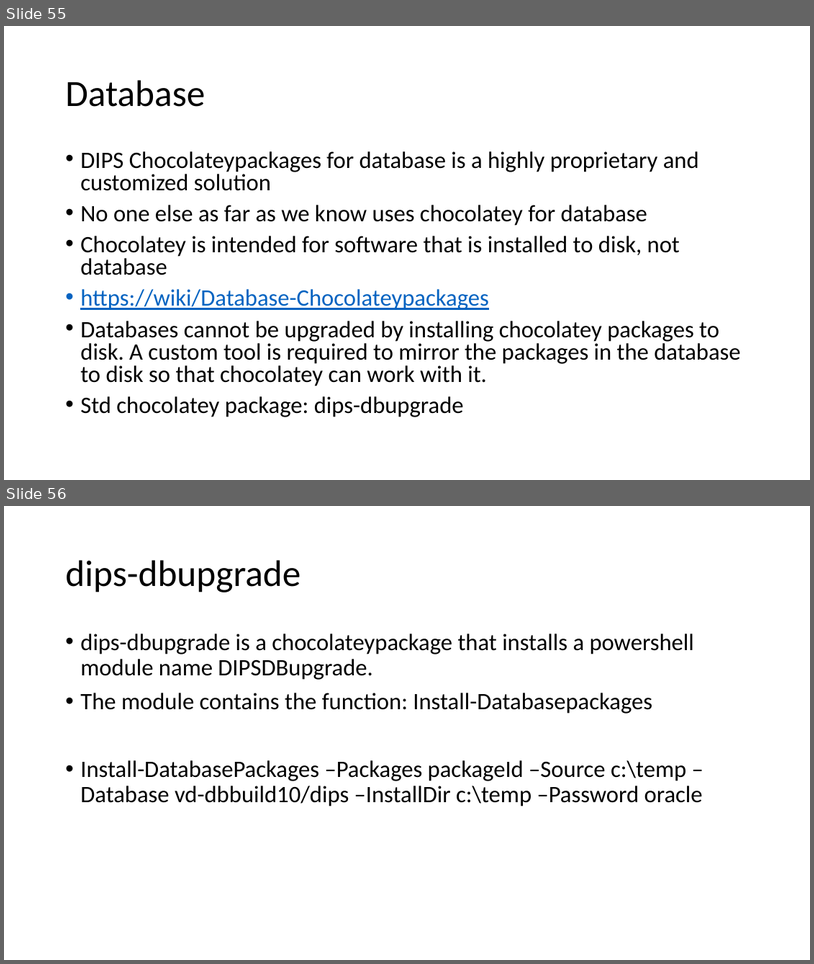
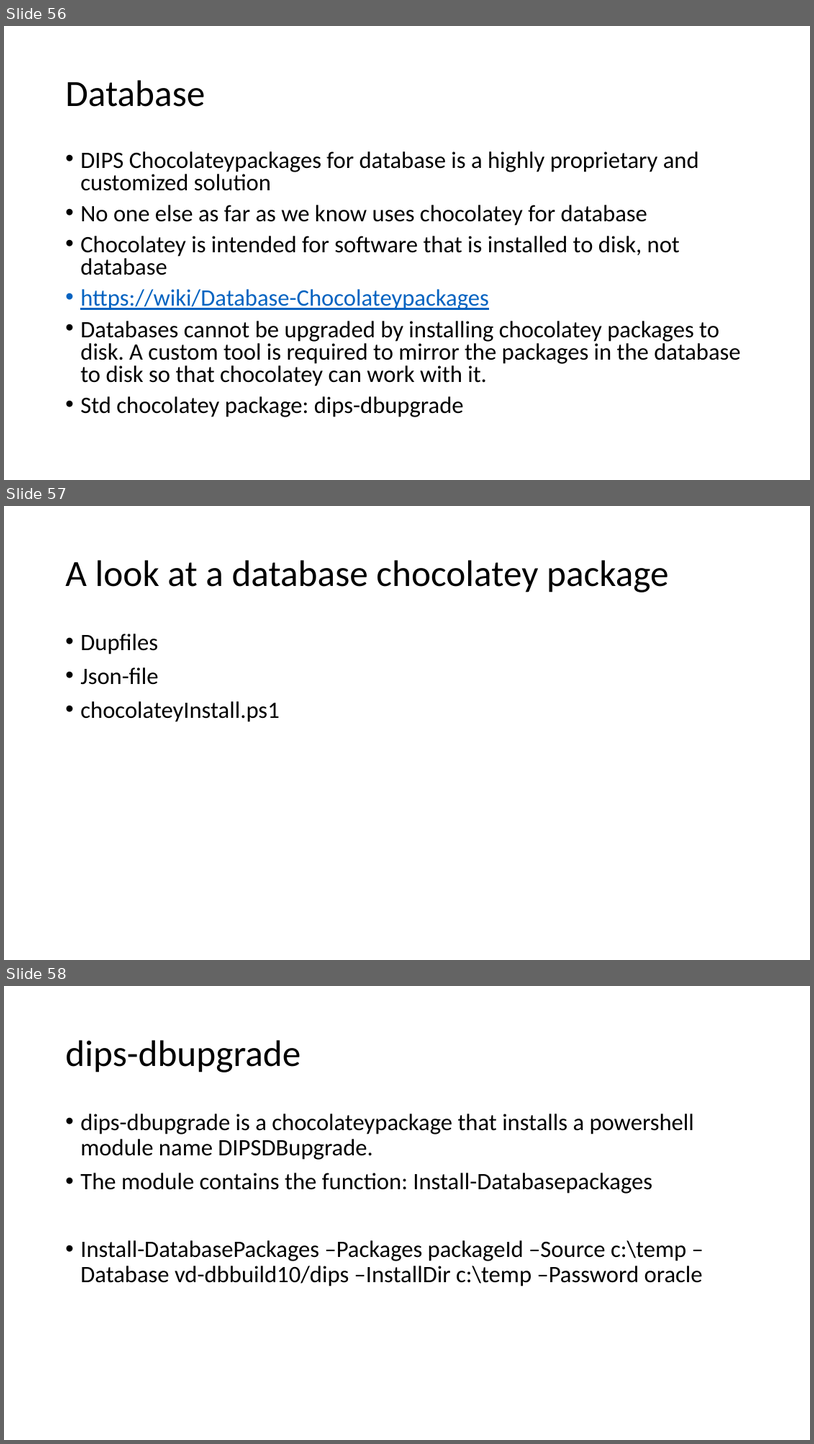
Before and after one commit to DIPSAS/InstallationTech, a slide deck: docs/InstallationCourse.pptx. Shown one above the other, each under a label of ours: slides 55 and 56 before the commit, slides 56, 57 and 58 after it. The pictures are 814x964 and 814x1444 pixels, drawn with LibreOffice and Linux fonts; fonts in the diff are those of the drawing. Boxes give left, top, right and bottom in pixels: in the first picture for what was removed or moved away, otherwise in the second. Text is boxed around its words. In the diff, an @@ line names an element or a change of style, - is before the commit and + after.

```diff
--- a/docs/InstallationCourse.pptx
+++ b/docs/InstallationCourse.pptx
@@ slide 57 added at bbox=[4, 506, 810, 960], background #FFFFFF @@
@@ title added at bbox=[65, 560, 669, 592], 44 pt, text #000000 @@
+A look at a database chocolatey package
@@ text added at bbox=[80, 633, 279, 722], 28 pt, text #000000 @@
+• Dupfiles
+• Json-file
+• chocolateyInstall.ps1
@@ what was slide 55 is now slide 56 @@
@@ what was slide 56 is now slide 58 @@
```
Also in this commit, not shown: 7 slides changed, 1 other slide added.
